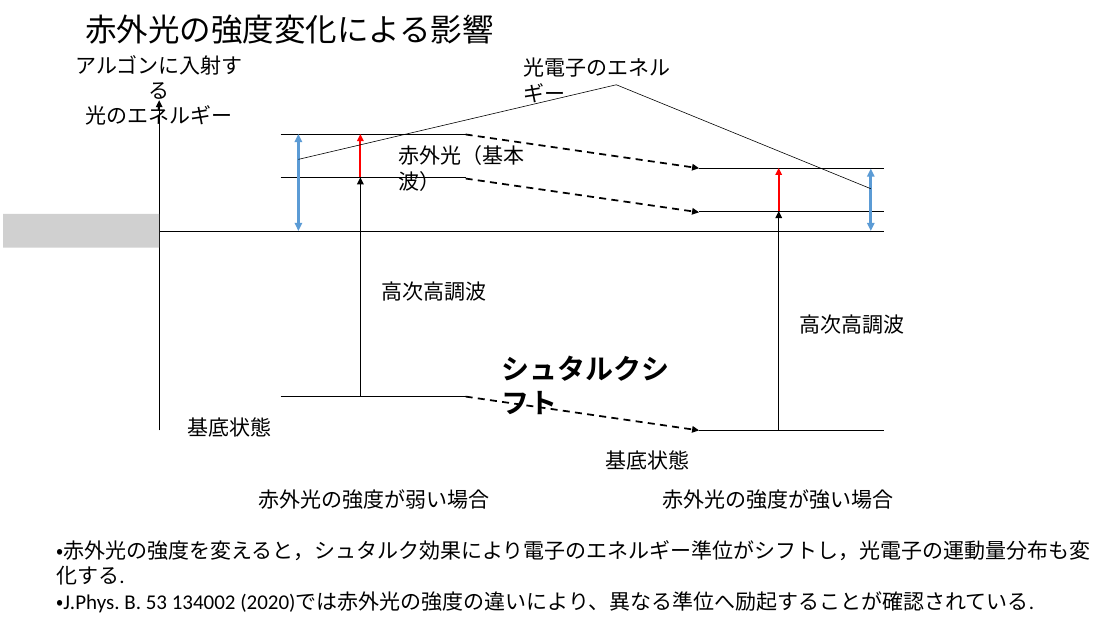
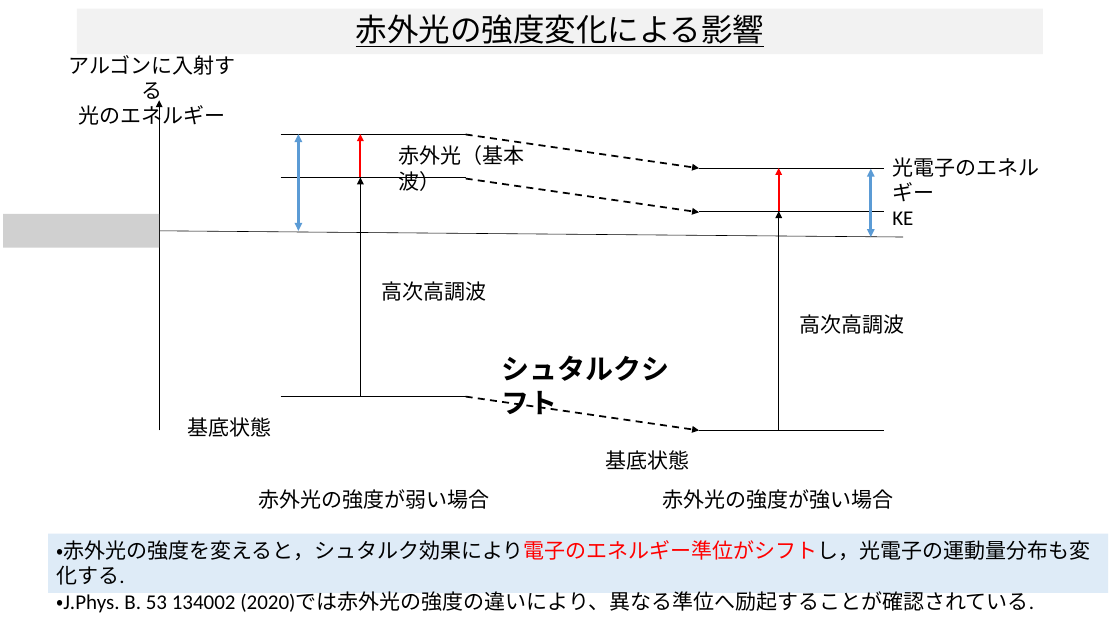
Before and after one commit to Appelingo/Data_Analyze, a slide deck: slide 3 of 河西_発表_0204.pptx. Drawn at 1120x630 pixels with LibreOffice and Linux fonts; fonts in the diff are those of the drawing; grey boxes stand for pictures. Boxes give left, top, right and bottom in pixels: in the first picture for what was removed or moved away, otherwise in the second. Text is boxed around its words. In the diff, an @@ line names an element or a change of style, - is before the commit and + after.

```diff
--- a/河西_発表_0204.pptx
+++ b/河西_発表_0204.pptx
@@ title "赤外光の強度変化による影響": place and size @@
-title "赤外光の強度変化による影響" at box(85, 14, 494, 44)
+title "赤外光の強度変化による影響" at box(77, 8, 1044, 54)
@@ title "赤外光の強度変化による影響" at box(77, 8, 1044, 54): underline on; alignment left to centre; fill none to #F2F2F2 @@
@@ text "アルゴンに入射する": place and size @@
-text "アルゴンに入射する" at box(76, 55, 243, 128)
+text "アルゴンに入射する" at box(69, 55, 236, 128)
@@ line removed from (298, 160) to (617, 85) @@
@@ line removed from (871, 189) to (617, 85) @@
@@ double arrow moved from (871, 169) - (871, 231) to (871, 169) - (871, 237) @@
@@ text at box(892, 157, 1039, 202): paragraph added @@
+KE
@@ text "光電子のエネルギー": place and size @@
-text "光電子のエネルギー" at box(523, 57, 670, 106)
+text "光電子のエネルギー" at box(892, 157, 1039, 202)
@@ line moved from (160, 231) - (884, 231) to (160, 231) - (903, 237) @@
@@ rectangle "・赤外光の強度を変えると，シュタルク効果により電子のエネルギー準位がシフトし，光電子の運動量分布も変化する.": place and size @@
-rectangle "・赤外光の強度を変えると，シュタルク効果により電子のエネルギー準位がシフトし，光電子の運動量分布も変化する." at box(56, 540, 1090, 613)
+rectangle "・赤外光の強度を変えると，シュタルク効果により電子のエネルギー準位がシフトし，光電子の運動量分布も変化する." at box(48, 534, 1108, 593)
@@ rectangle "・赤外光の強度を変えると，シュタルク効果により電子のエネルギー準位がシフトし，光電子の運動量分布も変化する." at box(48, 534, 1108, 593): fill none to #DEEBF7 @@
@@ text in rectangle at box(56, 540, 1090, 585): text colour #000000 to #FF0000 in "・赤外光の強度を変えると，シュタルク効果により電子のエネルギー準位がシフトし，光電子の運動量分布も変化する." @@
```
Also in this commit, not shown: 8 other slides changed, 2 other files.
